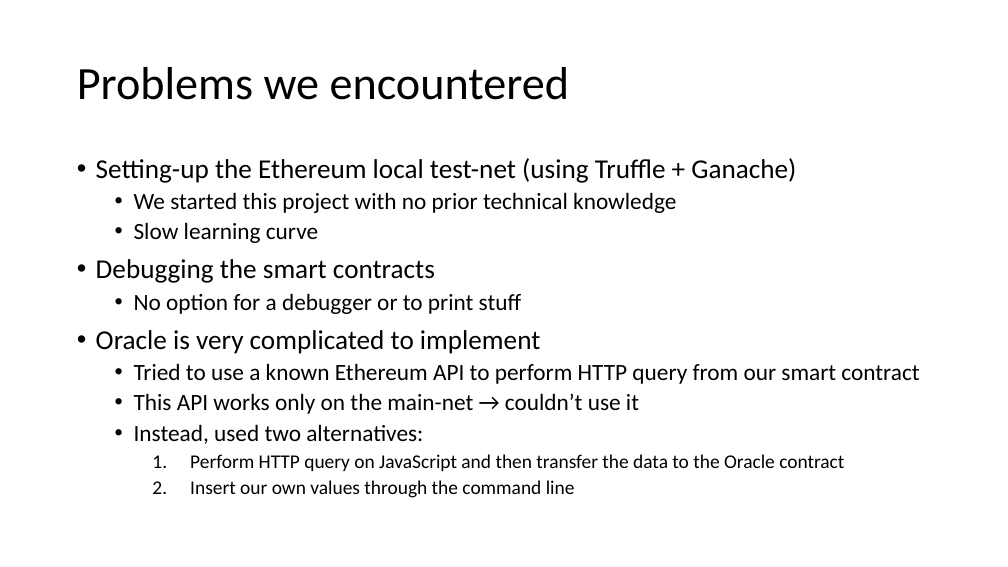
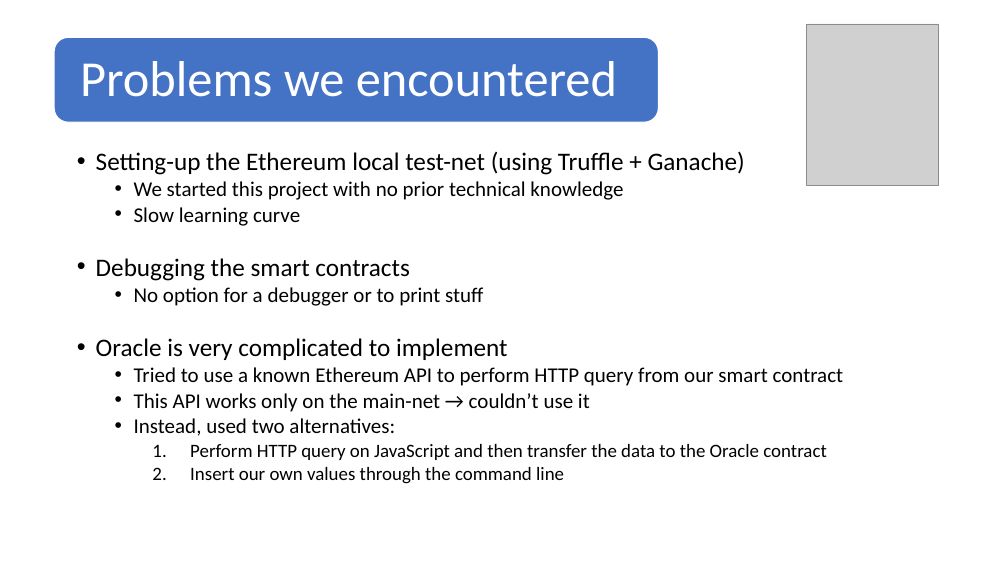
Before and after one commit to Ugadot/StableCoin, a slide deck: slide 10 of BaseCoin_Presentation.pptx. Drawn at 1008x567 pixels with LibreOffice and Linux fonts; fonts in the diff are those of the drawing; grey boxes stand for pictures. Boxes give left, top, right and bottom in pixels: in the first picture for what was removed or moved away, otherwise in the second. Text is boxed around its words. In the diff, an @@ line names an element or a change of style, - is before the commit and + after.

```diff
--- a/BaseCoin_Presentation.pptx
+++ b/BaseCoin_Presentation.pptx
@@ picture added at [807, 24, 939, 186] @@
@@ rounded rectangle added at [54, 37, 659, 122], fill #4472C4, outline #FFFFFF 1 pt @@
@@ text "Problems we encountered" at [80, 61, 617, 97]: size 44 to 48 pt, text colour #000000 to #FFFFFF; more space between paragraphs @@
@@ text "Setting-up the Ethereum local test-net ..." at [96, 151, 844, 484]: size 25.9 to 24 pt in "Setting-up the Ethereum local test-net (using Truffle ...", "Debugging the smart contracts", "Oracle is very complicated to implement"; size 22.2 to 20 pt in "We started this project with no prior ...", "Slow learning curve", "No option for a debugger or to ...", "Tried to use a known Ethereum API ..." and 2 more places; size 18.5 to 18 pt in "Perform HTTP query on JavaScript and then ...", "Insert our own values through the command ..."; line spacing 0.9 to 0.8 @@
```
Also in this commit, not shown: 11 other slides changed.
